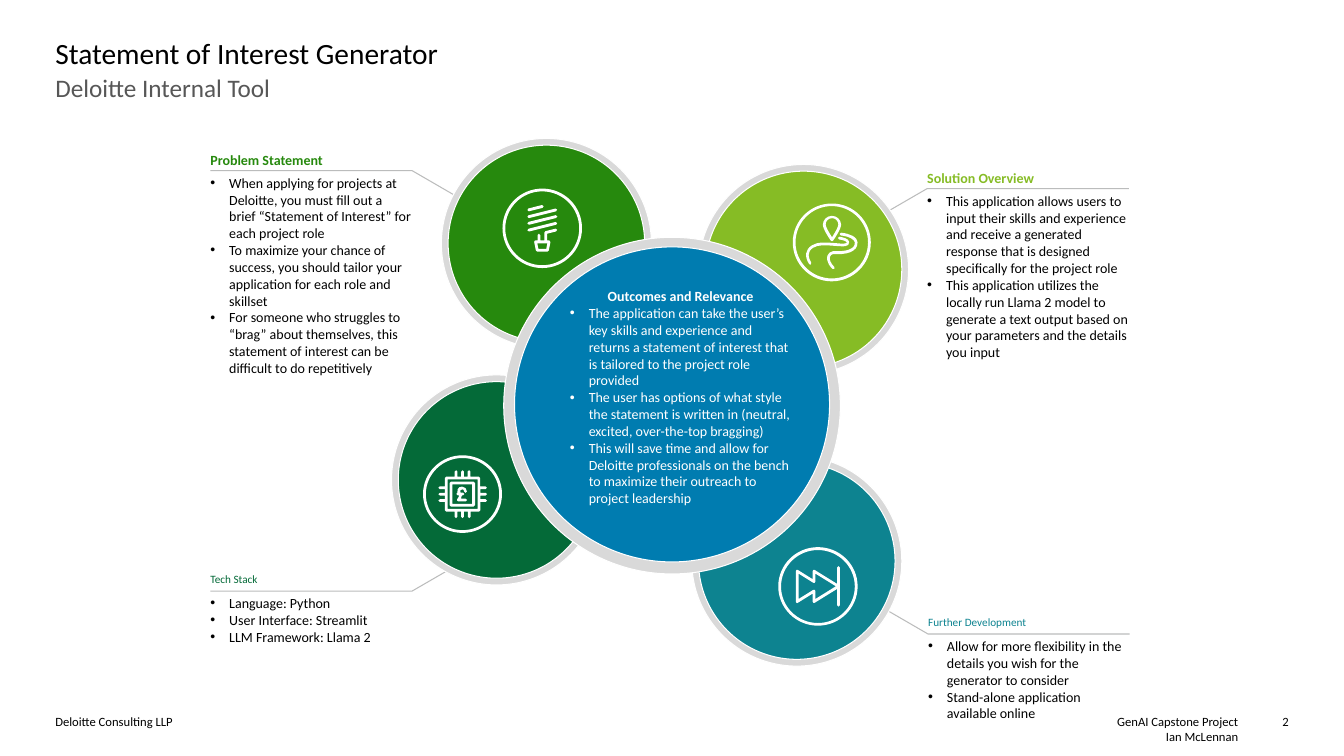
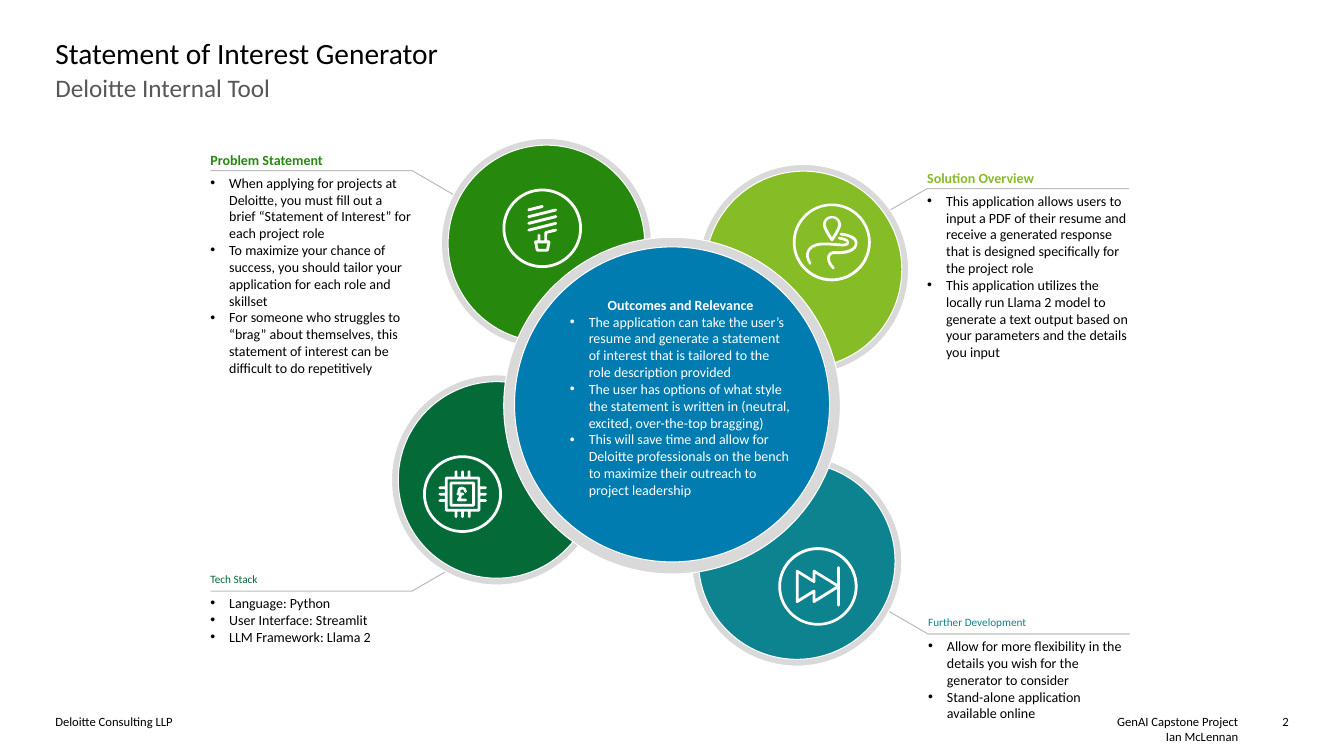
Before and after one commit to imclennan-D/GenAICapstone, a slide deck: slide 2 of IanMcLennan GenAI Capstone Presentation.pptx. Drawn at 1344x756 pixels with LibreOffice and Linux fonts; fonts in the diff are those of the drawing. Boxes give left, top, right and bottom in pixels: in the first picture for what was removed or moved away, otherwise in the second. Text is boxed around its words. In the diff, an @@ line names an element or a change of style, - is before the commit and + after.

Commit message:
Updated PPT
Updated to reflect new application functionality

```diff
--- a/IanMcLennan GenAI Capstone Presentation.pptx
+++ b/IanMcLennan GenAI Capstone Presentation.pptx
@@ text at <box>946,196,1126,276</box>: text changed @@
-• This application allows users to input their skills and experience and receive a generated response that is designed specifically for the project role
+• This application allows users to input a PDF of their resume and receive a generated response that is designed specifically for the project role
@@ text "Outcomes and Relevance": place and size @@
-text "Outcomes and Relevance" at <box>589,291,789,506</box>
+text "Outcomes and Relevance" at <box>589,300,789,498</box>
@@ text at <box>589,317,784,380</box>: text changed @@
-• The application can take the user’s key skills and experience and returns a statement of interest that is tailored to the project role provided
+• The application can take the user’s resume and generate a statement of interest that is tailored to the role description provided
```
